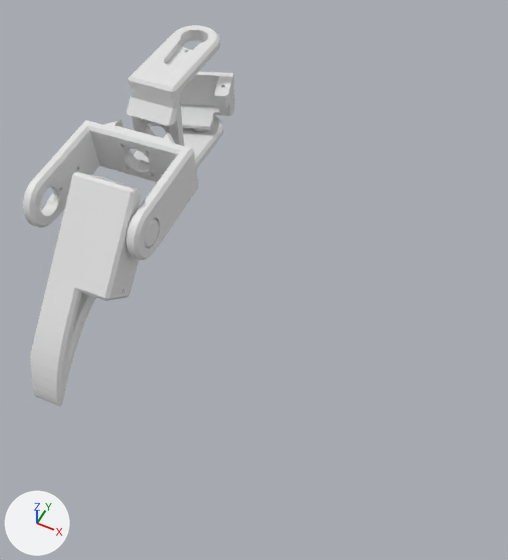
An edit to the Blender file models/SIXpackCults3D.blend, drawn before and after from the same camera.
Camera for both pictures: a 50 mm lens placed at (534.4, -220.1, 137.1), pointed at (469.7, -90.7, -24.6). Every picture has the same lights, and +X, +Y and +Z are marked at lower left. The same objects are shown in both versions, whatever each file hides.

In view in the first picture: 'CapRight.001', 'LegOuterPart', 'LegUPart', 'LegUPart.001'.
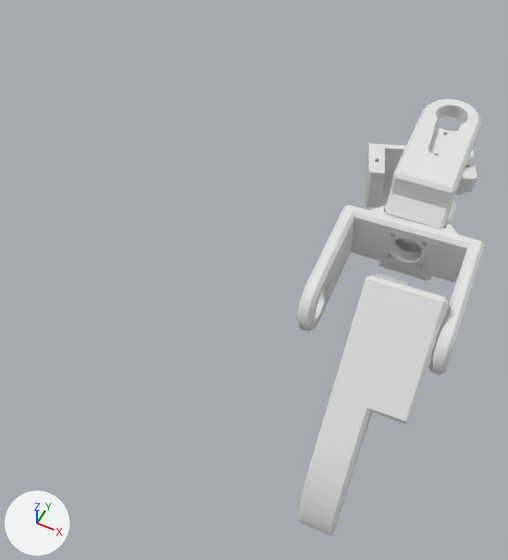
Edits to the scene script, one JSON object a line:
```json
{"op": "set", "path": "ob_legouterpart.location", "old": "(426.4, -117.8, -0.3)", "new": "(515.9, -117.8, -0.3)"}
{"op": "set", "path": "ob_legupart.location", "old": "(419.6, -89.6, -5.9)", "new": "(509.1, -89.6, -5.9)"}
{"op": "set", "path": "ob_capright_001.location", "old": "(417.5, -34.4, -15.7)", "new": "(506.4, -39.5, -15.7)"}
{"op": "set", "path": "ob_legupart_001.location", "old": "(420.0, -48.2, -1.8)", "new": "(509.5, -53.9, -1.3)"}
{"op": "set", "path": "ob_legupart_001.rotation_euler", "old": "(4.707, 0.00807, -1.528)", "new": "(4.71, 0.0648, -1.528)", "note": "degrees (270, 0.5, -88) -> degrees (270, 3.7, -88)"}
```

Pixel boxes (x1, y1, x2, y2) of what changed, in the pictures (508 x 560 px):
```json
{"object": "LegOuterPart", "change": "moved", "before": [30, 172, 159, 406], "after": [298, 273, 459, 535]}
{"object": "LegUPart", "change": "moved", "before": [23, 120, 199, 260], "after": [297, 205, 485, 375]}
{"object": "LegUPart.001", "change": "moved, turned", "before": [126, 25, 223, 169], "after": [378, 99, 481, 281]}
{"object": "CapRight.001", "change": "moved", "before": [150, 71, 235, 132], "after": [364, 143, 477, 208]}
```
